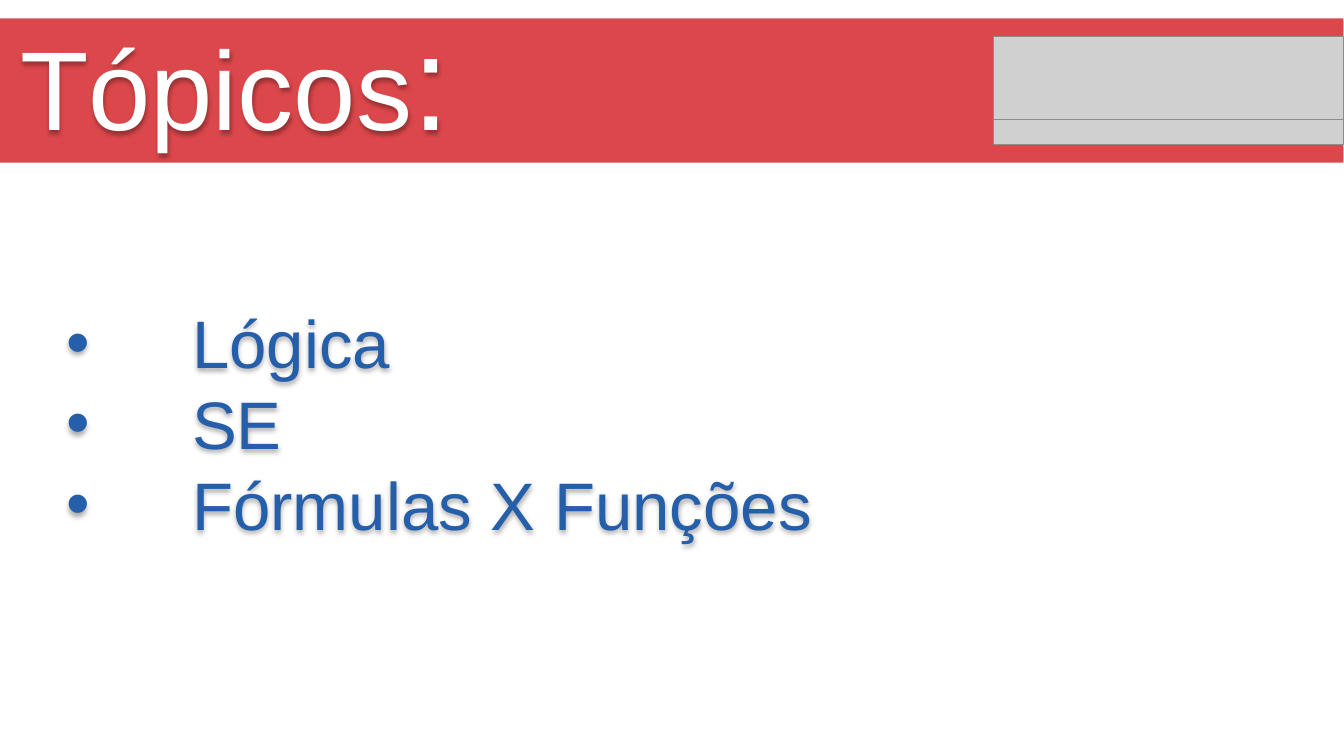
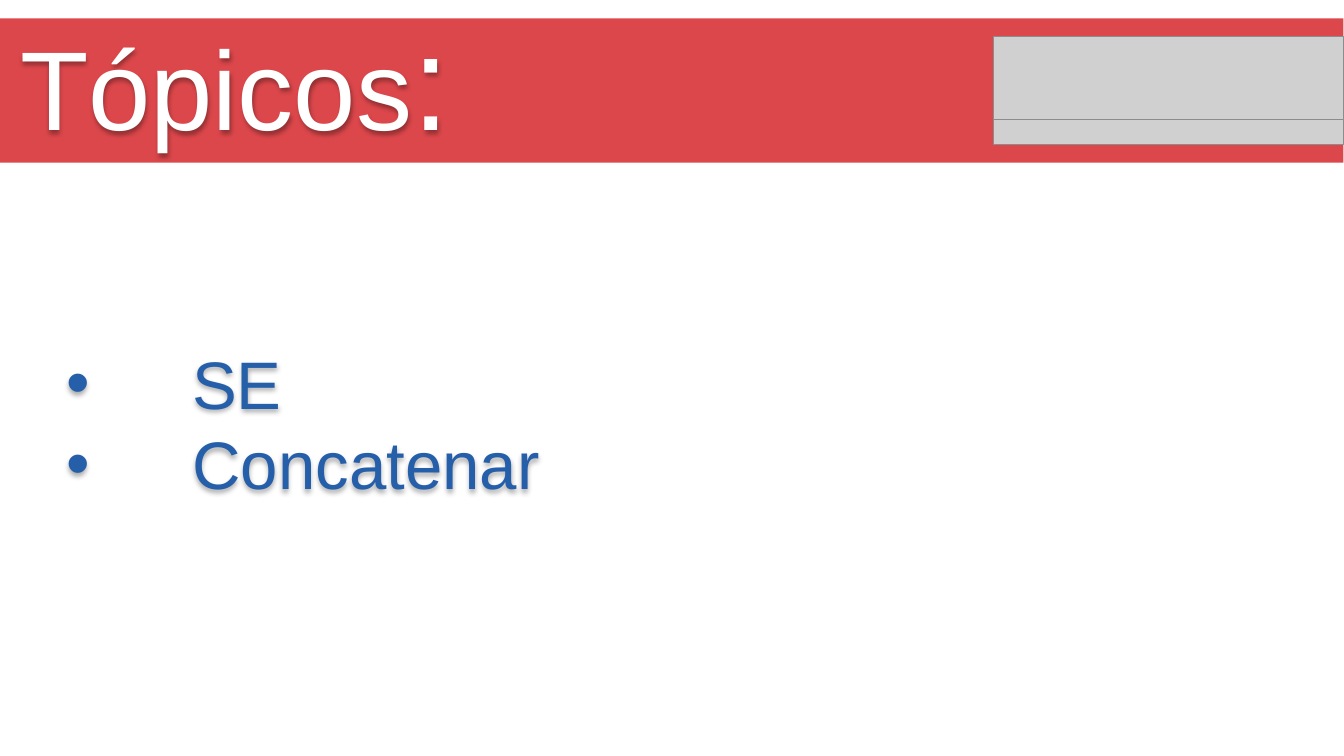
Before and after one commit to Marcsuper/TeachX, a slide deck: slide 2 of Turma 462 - Outubro 2017/Aula 2/Aula de Excel 2.pptx. Drawn at 1344x756 pixels with LibreOffice and Linux fonts; fonts in the diff are those of the drawing; grey boxes stand for pictures. Boxes give left, top, right and bottom in pixels: in the first picture for what was removed or moved away, otherwise in the second. Text is boxed around its words. In the diff, an @@ line names an element or a change of style, - is before the commit and + after.

```diff
--- a/Turma 462 - Outubro 2017/Aula 2/Aula de Excel 2.pptx
+++ b/Turma 462 - Outubro 2017/Aula 2/Aula de Excel 2.pptx
@@ text at (x1=192, y1=318, x2=390, y2=381): paragraph removed @@
-• Lógica
@@ text at (x1=192, y1=442, x2=539, y2=493): text changed @@
-• Fórmulas X Funções
+• Concatenar
```
Also in this commit, not shown: 1 other slide changed, 1 slide added, 4 slides removed, 10 other files.
